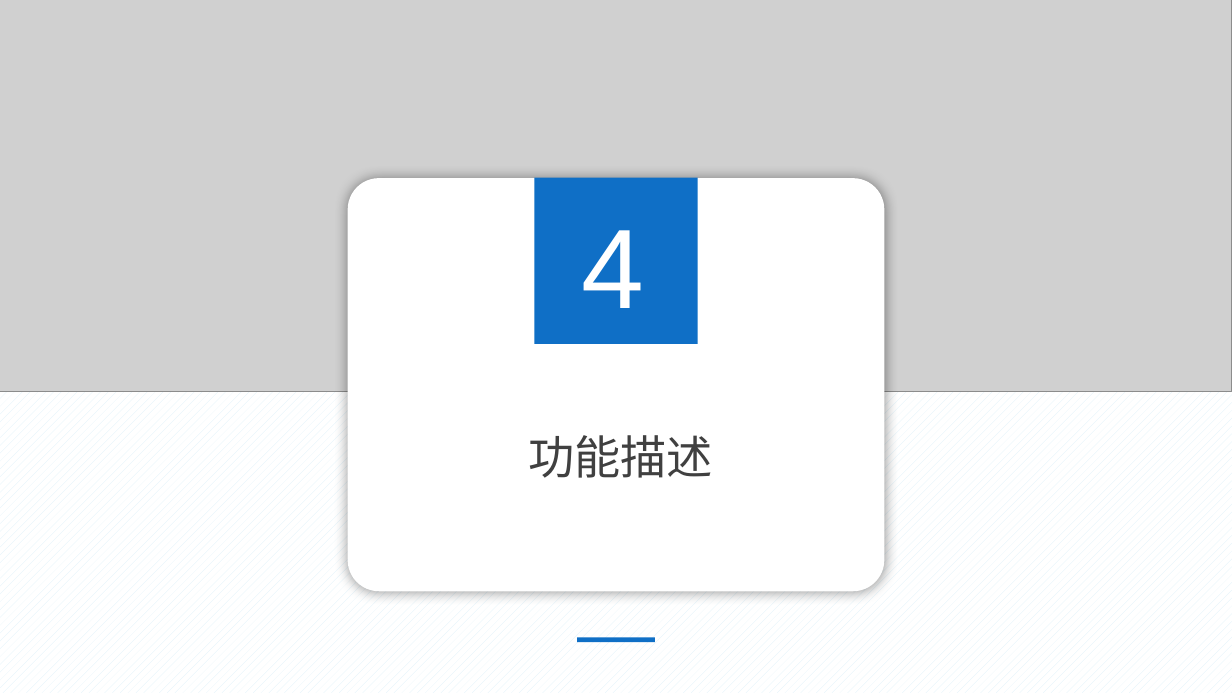
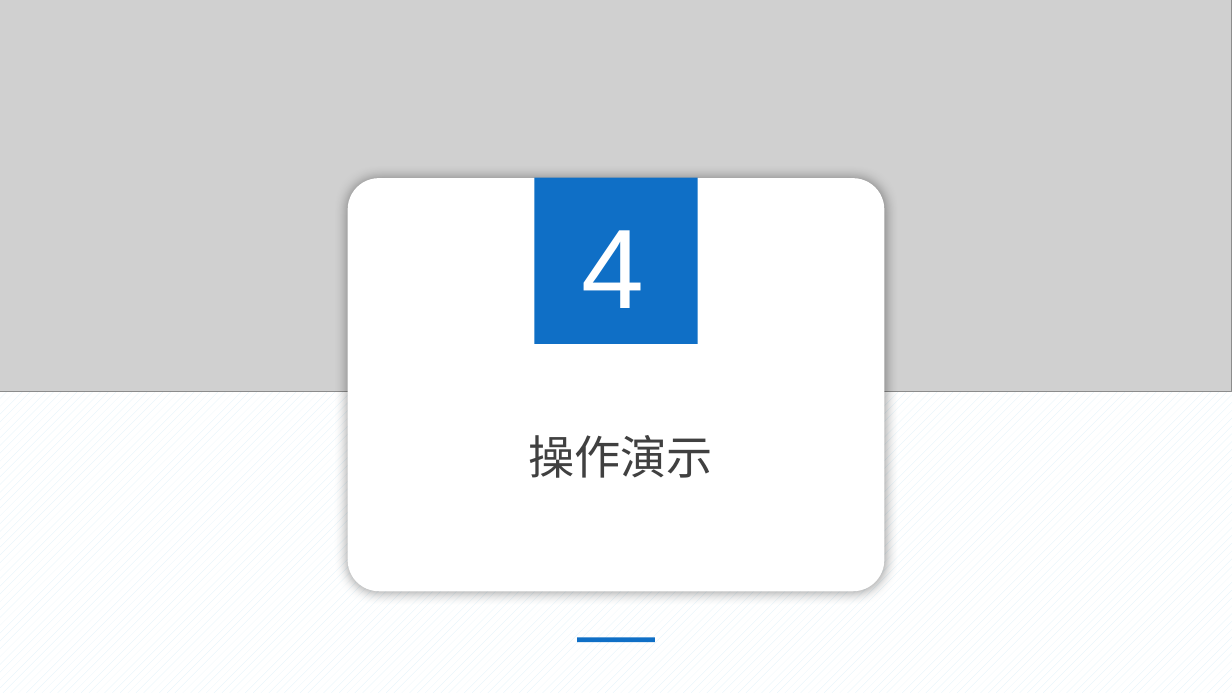
Before and after one commit to wenwudeng/MyDocument, a slide deck: slide 11 of 开题报告/宠物生活开题报告_邓文武_v1.0.pptx. Drawn at 1232x693 pixels with LibreOffice and Linux fonts; fonts in the diff are those of the drawing; grey boxes stand for pictures. Boxes give left, top, right and bottom in pixels: in the first picture for what was removed or moved away, otherwise in the second. Text is boxed around its words. In the diff, an @@ line names an element or a change of style, - is before the commit and + after.

```diff
--- a/开题报告/宠物生活开题报告_邓文武_v1.0.pptx
+++ b/开题报告/宠物生活开题报告_邓文武_v1.0.pptx
@@ text at [528,435,713,478]: text changed @@
-功能描述
+操作演示
```
Also in this commit, not shown: 4 other slides changed, 6 other files.
